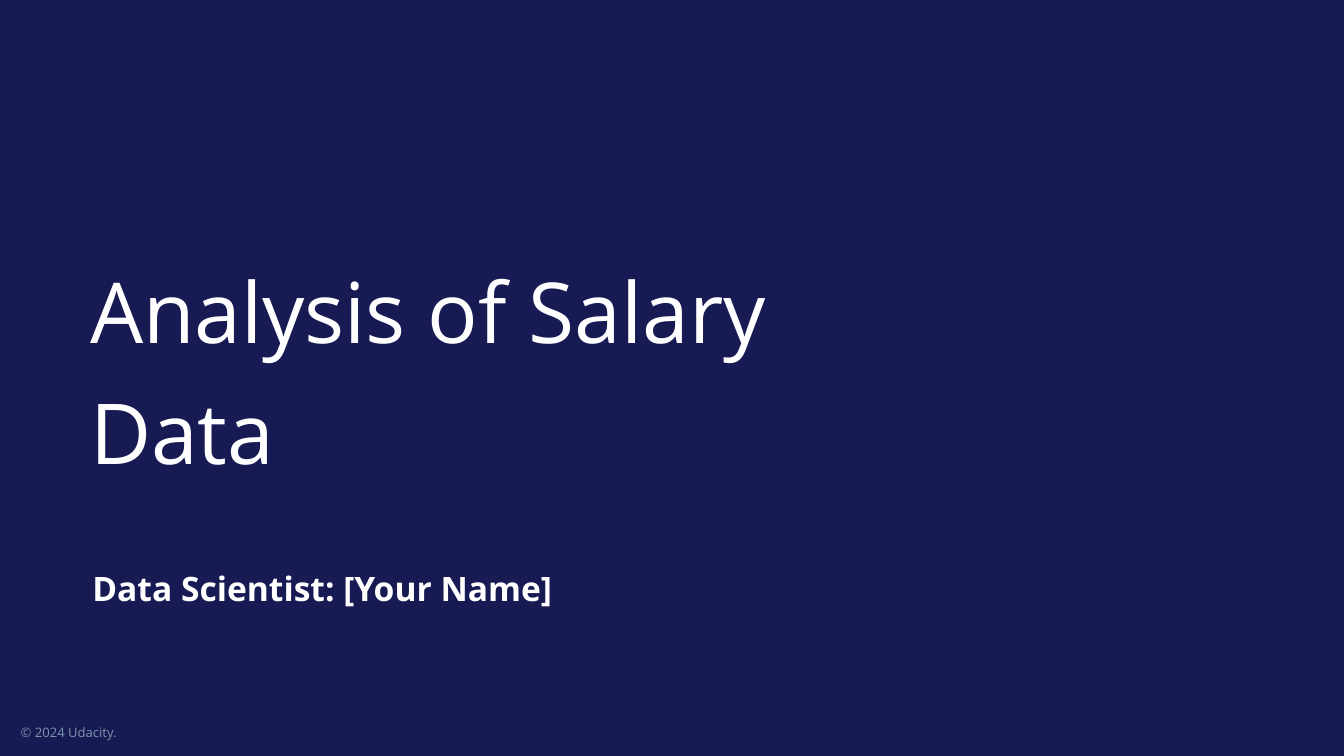
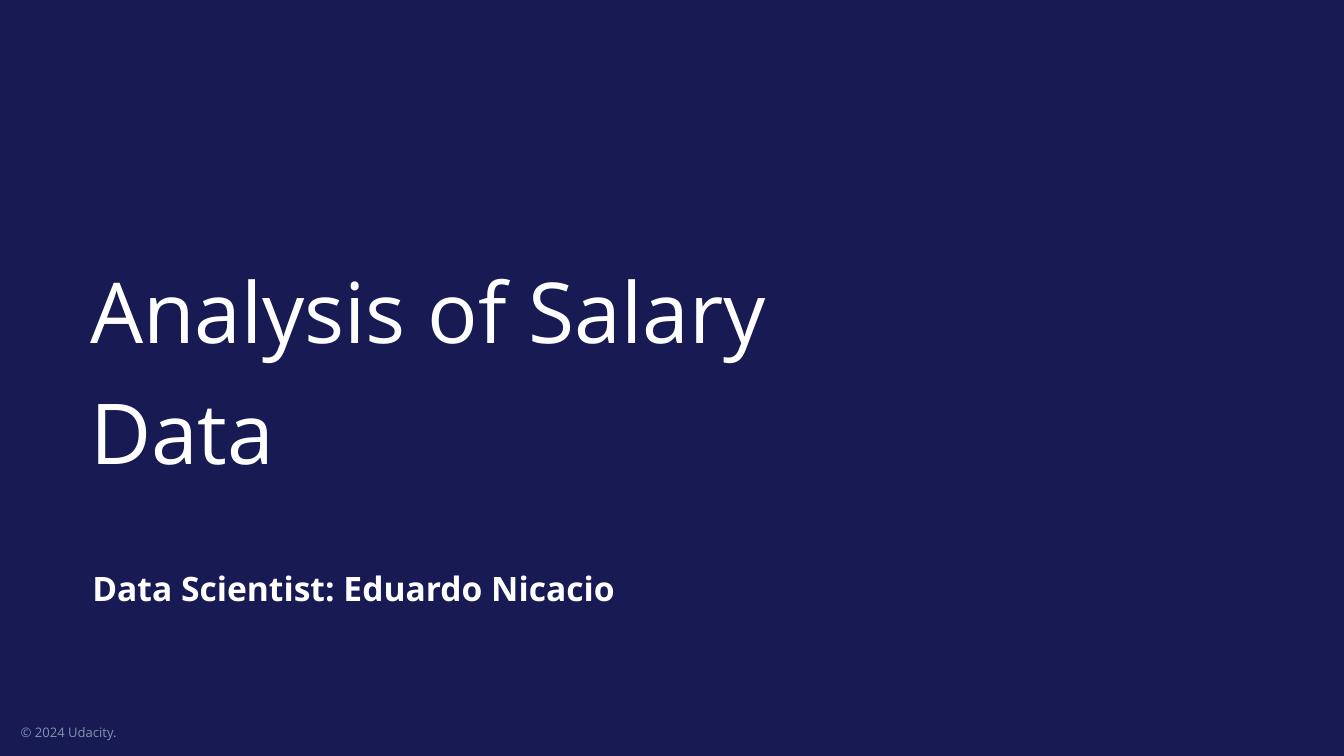
Before and after one commit to EduardoNicacio/Udacity_Statistics-Data-Analysis_P4_Model_Salary_Data_Linear_Regression, a slide deck: slide 1 of model-salary-data-with-linear-regression.pptx. Drawn at 1344x756 pixels with LibreOffice and Linux fonts; fonts in the diff are those of the drawing; background and template pictures are left out. Boxes give left, top, right and bottom in pixels: in the first picture for what was removed or moved away, otherwise in the second. Text is boxed around its words. In the diff, an @@ line names an element or a change of style, - is before the commit and + after.

```diff
--- a/model-salary-data-with-linear-regression.pptx
+++ b/model-salary-data-with-linear-regression.pptx
@@ subtitle at (x1=92, y1=575, x2=614, y2=602): text changed @@
-Data Scientist: [Your Name]
+Data Scientist: Eduardo Nicacio
```
Also in this commit, not shown: 4 other slides changed, 4 slides added, 1 slide removed, 8 other files.
